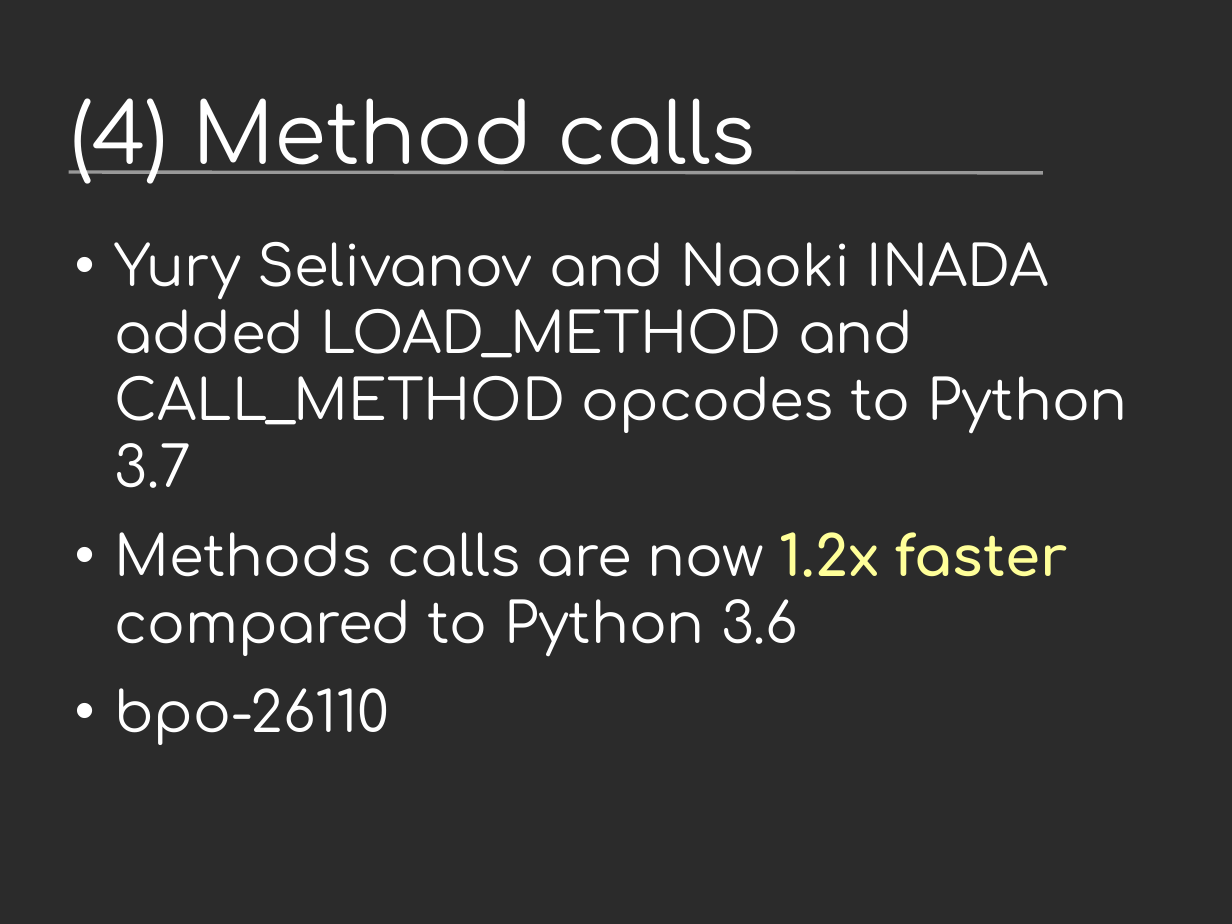
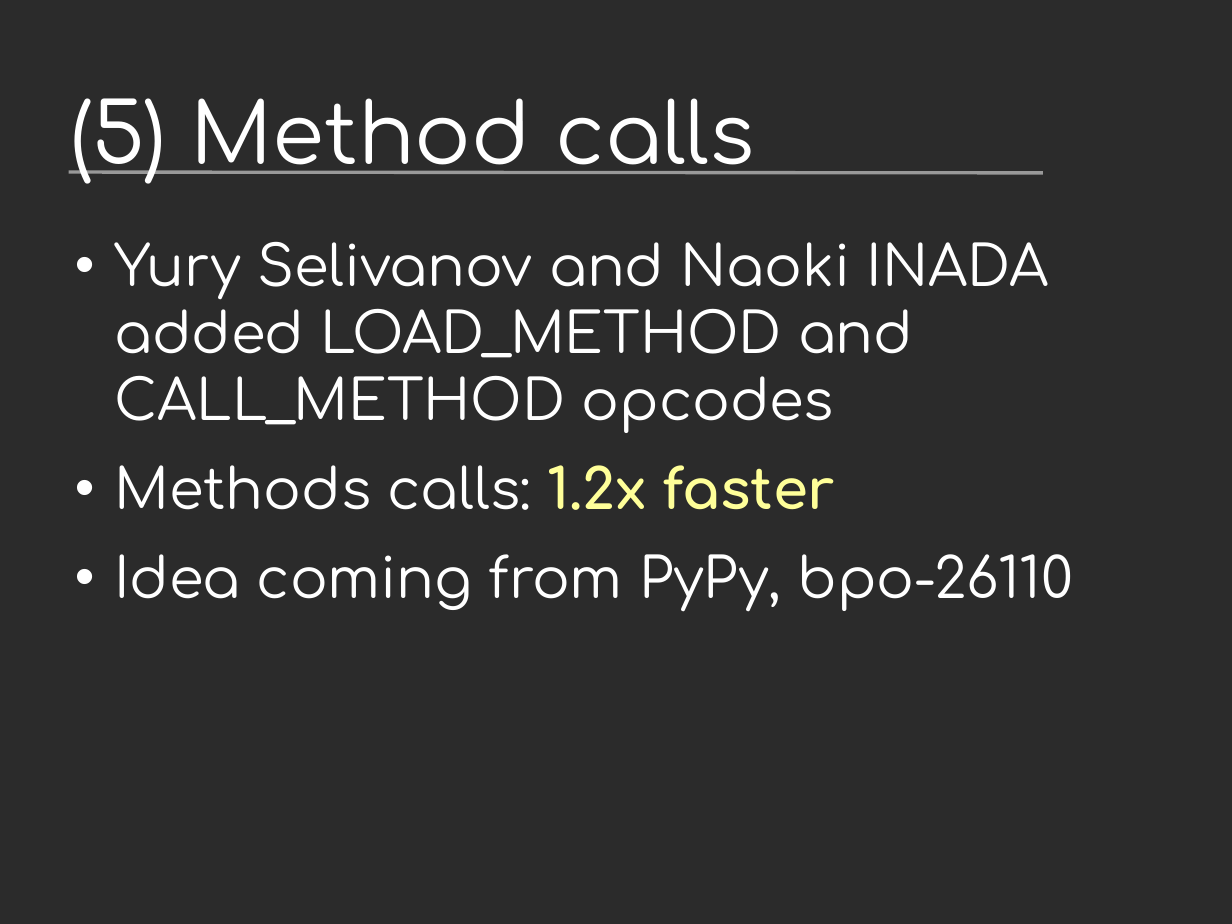
Before and after one commit to vstinner/talks, a slide deck: slide 29 of 2017-PyconUS/python36_opt.odp (slide 21 before the commit). Drawn at 1232x924 pixels with LibreOffice and Linux fonts; fonts in the diff are those of the drawing; background and template pictures are left out; a plain dark background stands for a picture behind light text. Boxes give left, top, right and bottom in pixels: in the first picture for what was removed or moved away, otherwise in the second. Text is boxed around its words. In the diff, an @@ line names an element or a change of style, - is before the commit and + after.

```diff
--- a/2017-PyconUS/python36_opt.odp
+++ b/2017-PyconUS/python36_opt.odp
@@ title at bbox=[71, 98, 754, 184]: text changed @@
-(4) Method calls
+(5) Method calls
@@ text at bbox=[114, 242, 1073, 612]: text changed @@
-• Yury Selivanov and Naoki INADA added LOAD_METHOD and CALL_METHOD opcodes to Python 3.7
-• Methods calls are now 1.2x faster compared to Python 3.6
-• bpo-26110
+• Yury Selivanov and Naoki INADA added LOAD_METHOD and CALL_METHOD opcodes
+• Methods calls: 1.2x faster
+• Idea coming from PyPy, bpo-26110
```
Also in this commit, not shown: 18 other slides changed, 9 slides added, 1 other file.
